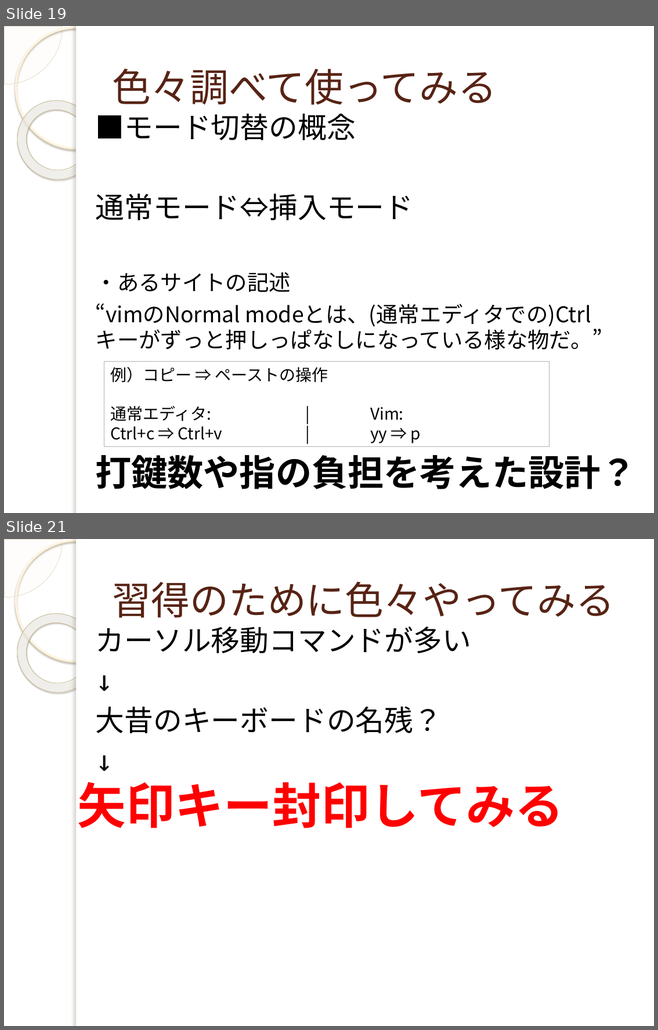
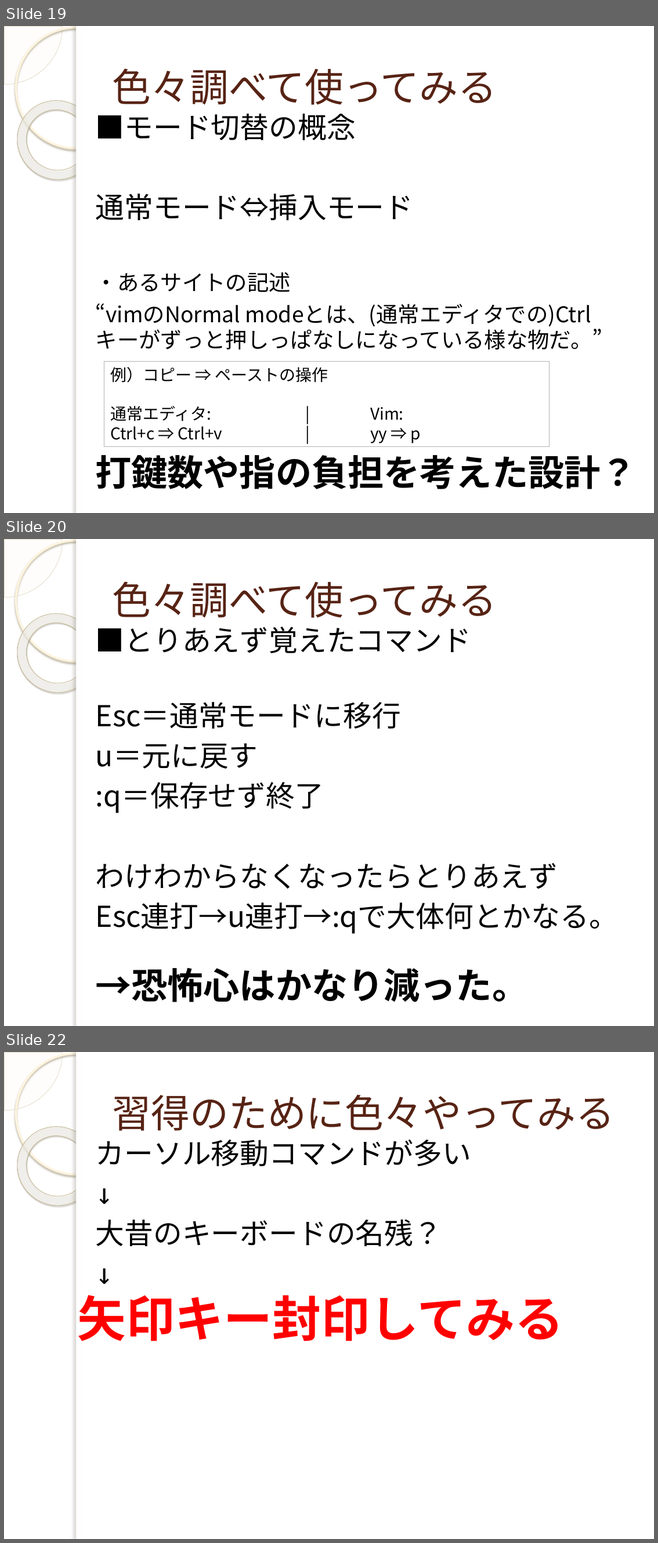
Before and after one commit to yuridonus/FEstudy, a slide deck: vimmer.pptx. Shown one above the other, each under a label of ours: slides 19 and 21 before the commit, slides 19, 20 and 22 after it; the slides between them are not shown. The pictures are 658x1030 and 658x1543 pixels, drawn with LibreOffice and Linux fonts; fonts in the diff are those of the drawing; background and template pictures are left out. Boxes give left, top, right and bottom in pixels: in the first picture for what was removed or moved away, otherwise in the second. Text is boxed around its words. In the diff, an @@ line names an element or a change of style, - is before the commit and + after.

```diff
--- a/vimmer.pptx
+++ b/vimmer.pptx
@@ slide 20 added at (4, 539, 654, 1026), background picture (left out); not listed: 5 template elements that a slide beside it also shows @@
@@ title added at (112, 581, 496, 618), 43 pt, text #572314 @@
+色々調べて使ってみる
@@ text added at (96, 627, 618, 934), 32 pt, text #000000 @@
+■とりあえず覚えたコマンド
+Esc＝通常モードに移行
+u＝元に戻す
+:q＝保存せず終了
+わけわからなくなったらとりあえず
+Esc連打→u連打→:qで大体何とかなる。
@@ text added at (95, 968, 528, 1002), 40 pt, text #000000, bold @@
+→恐怖心はかなり減った。
@@ what was slide 21 is now slide 22 @@
```
Also in this commit, not shown: 5 slides changed, 2 other files.
